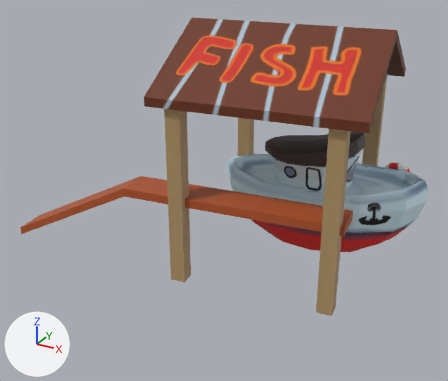
The glTF model sources/Docks.gltf as it was, and as the next commit left it.
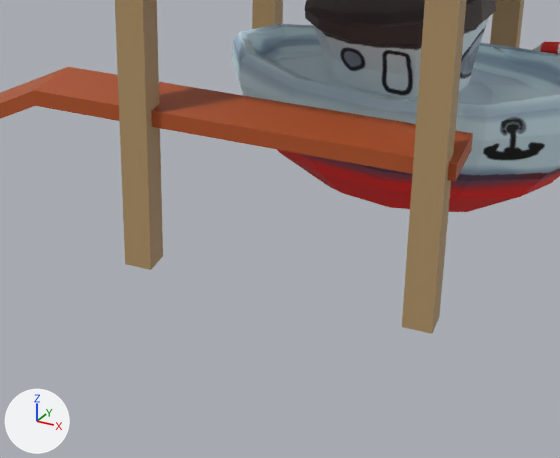
Each version is shown whole from a camera (50 mm lens) standing at (5.58, -12.96, 6.75) and looking at (-1.36, -0.35, 0.45), then close up on the part from 24% to 89% of the width and 37% to 100% of the height. Every picture has the same lights, and +X, +Y and +Z are marked at lower left. Where no turn or scale is listed for an object, it has been applied to the vertices. Vertices at the same position are counted once.

Script lines for the objects in view, before the commit:
```python
me_docksmesh = bpy.data.meshes.new('DocksMesh')
me_docksmesh.from_pydata(...)  # 393 vertices, 754 faces; spans x -6.42..3.44, y -2.71..2.58, z -1.03..4.64
me_docksmesh.materials.append(mat_docks)  # picture img_docks_dif
# before: 160 (1.78, 2.11, -1.03), 162 (1.43, 2.07, -1.03), 164 (1.74, 2.45, -1.03), 166 (1.39, 2.41, -1.03)
# before: 168 (-1.22, -2.52, -1.03) at pixel (150, 270), 170 (-1.56, -2.56, -1.03) at pixel (125, 264), 172 (-1.25, -2.17, -1.03) at pixel (163, 256), 174 (-1.6, -2.21, -1.03)
# before: 176 (-1.69, 1.72, -1.03), 178 (-2.04, 1.68, -1.03), 180 (-1.73, 2.07, -1.03), 182 (-2.07, 2.03, -1.03)
# before: 184 (2.25, -2.13, -1.03) at pixel (432, 334), 186 (1.9, -2.17, -1.03) at pixel (401, 327), 188 (2.21, -1.79, -1.03) at pixel (439, 317), 190 (1.86, -1.83, -1.03)
ob_docks = bpy.data.objects.new('Docks', me_docksmesh)
ob_docks.location = (0.0, 0.0, 0.0)
```
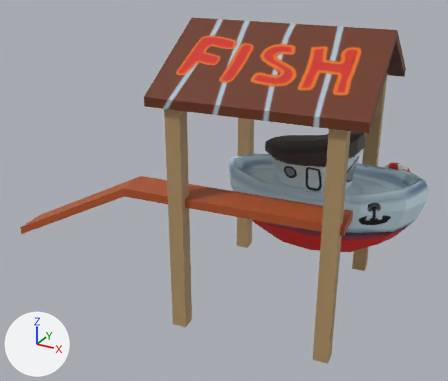
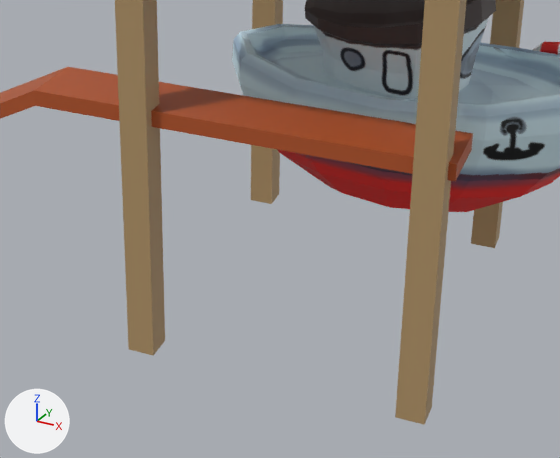
The newer file is also rescaled (x0.683), turned or shifted as a whole; pictures and numbers use the older file's frame.

What the commit changed:
me_docksmesh has 393 vertices, 754 faces and spans x -6.42..3.44, y -2.71..2.58, z -1.03..4.64.
me_docksmesh is used by ob_docks; location (0.0, 0.0, 0.0).
Part 1, on me_docksmesh:
Vertices 160, 162, 164, 166 of me_docksmesh move by (0.0, 0.0, -1.26).
Part 2, on me_docksmesh:
Vertices 168, 170, 172, 174 of me_docksmesh move by (0.0, 0.0, -1.26).
Part 3, on me_docksmesh:
Vertices 176, 178, 180, 182 of me_docksmesh move by (0.0, 0.0, -1.26).
Part 4, on me_docksmesh:
Vertices 184, 186, 188, 190 of me_docksmesh move by (0.0, 0.0, -1.26).

Changed parts and their boxes [x1, y1, x2, y2] in the close-ups (560 x 458 px; the box of a moved part takes in the faces that stretch with it):
'Docks', reshaped: before [0, 0, 560, 334]; after [0, 0, 560, 425]
part 1 of me_docksmesh, moved or reshaped: before [490, 0, 524, 48]; after [471, 0, 524, 248]
part 2 of me_docksmesh, moved or reshaped: before [115, 0, 163, 270]; after [115, 0, 165, 356]
part 3 of me_docksmesh, moved or reshaped: before [252, 0, 283, 29]; after [251, 0, 283, 204]
part 4 of me_docksmesh, moved or reshaped: before [402, 0, 467, 334]; after [395, 0, 467, 425]
